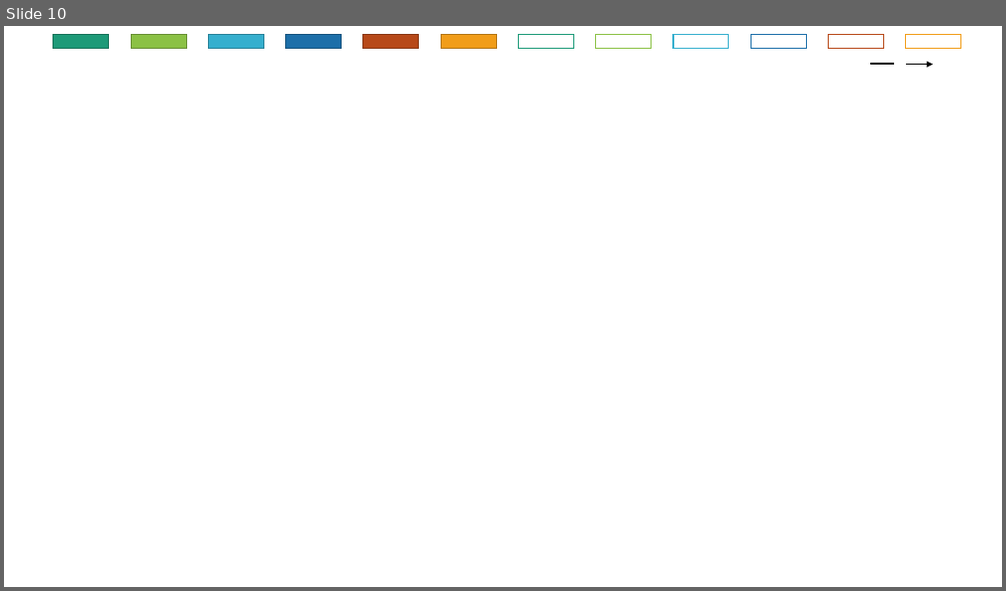
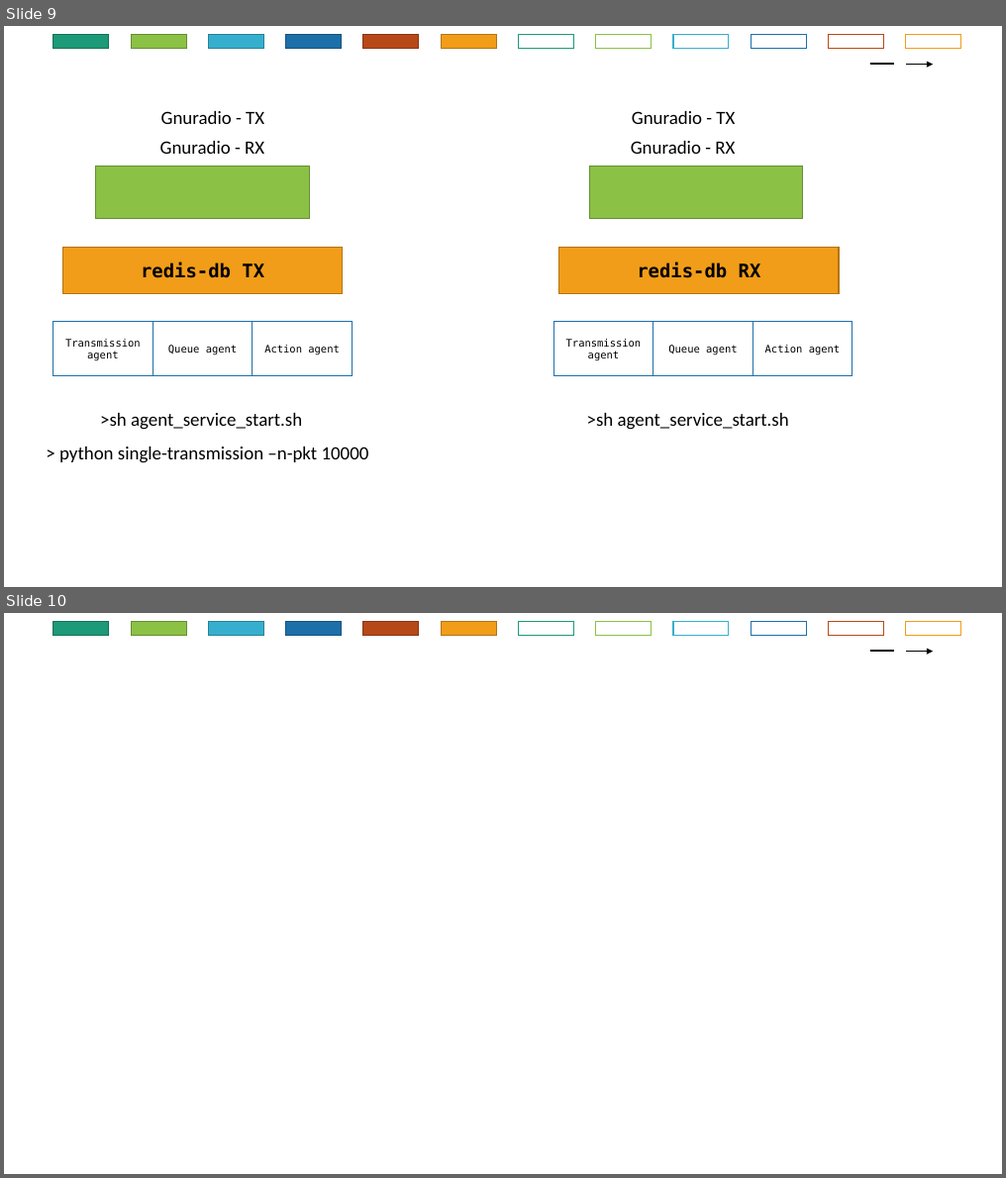
Before and after one commit to chun-chih-lin/gr-pydatabase, a slide deck: WiFi_system_diagram.pptx. Shown one above the other, each under a label of ours: slide 10 before the commit, slides 9 and 10 after it. The pictures are 1006x591 and 1006x1178 pixels, drawn with LibreOffice and Linux fonts; fonts in the diff are those of the drawing. Boxes give left, top, right and bottom in pixels: in the first picture for what was removed or moved away, otherwise in the second. Text is boxed around its words. In the diff, an @@ line names an element or a change of style, - is before the commit and + after.

```diff
--- a/WiFi_system_diagram.pptx
+++ b/WiFi_system_diagram.pptx
@@ slide 9 added at bbox=[4, 26, 1002, 587], background #FFFFFF @@
@@ rectangle added at bbox=[54, 35, 109, 49], fill #1D9A78, outline #157259 1 pt @@
@@ rectangle added at bbox=[132, 35, 187, 49], fill #8BC145, outline #678F33 1 pt @@
@@ rectangle added at bbox=[208, 35, 263, 49], fill #36AFCE, outline #288198 1 pt @@
@@ rectangle added at bbox=[286, 35, 342, 49], fill #1D6FA9, outline #15527D 1 pt @@
@@ rectangle added at bbox=[363, 35, 419, 49], fill #B74919, outline #873612 1 pt @@
@@ rectangle added at bbox=[442, 35, 497, 49], fill #F19D19, outline #B27412 1 pt @@
@@ rectangle added at bbox=[519, 35, 573, 49], fill #FFFFFF, outline #1D9A78 1 pt @@
@@ rectangle added at bbox=[596, 35, 651, 49], fill #FFFFFF, outline #8BC145 1 pt @@
@@ rectangle added at bbox=[673, 35, 729, 49], fill #FFFFFF, outline #36AFCE 1 pt @@
@@ rectangle added at bbox=[751, 35, 807, 49], fill #FFFFFF, outline #1D6FA9 1 pt @@
@@ rectangle added at bbox=[829, 35, 884, 49], fill #FFFFFF, outline #B74919 1 pt @@
@@ rectangle added at bbox=[906, 35, 961, 49], fill #FFFFFF, outline #F19D19 1 pt @@
@@ line added from (894, 65) to (870, 65), #000000 1.5 pt @@
@@ arrow added from (906, 65) to (933, 65), #000000 0.5 pt @@
@@ text added at bbox=[161, 111, 264, 124], 18 pt, text #000000 @@
+Gnuradio - TX
@@ text added at bbox=[632, 111, 735, 124], 18 pt, text #000000 @@
+Gnuradio - TX
@@ text added at bbox=[160, 141, 264, 154], 18 pt, text #000000 @@
+Gnuradio - RX
@@ text added at bbox=[631, 141, 735, 154], 18 pt, text #000000 @@
+Gnuradio - RX
@@ rectangle added at bbox=[96, 166, 310, 218], fill #8BC145, outline #678F33 1 pt @@
@@ rectangle added at bbox=[589, 166, 803, 218], fill #8BC145, outline #678F33 1 pt @@
@@ rectangle added at bbox=[63, 247, 343, 293], fill #F19D19, outline #B27412 1 pt, 18 pt, text #000000, bold @@
+redis-db TX
@@ rectangle added at bbox=[559, 247, 839, 293], fill #F19D19, outline #B27412 1 pt, 18 pt, text #000000, bold @@
+redis-db RX
@@ rectangle added at bbox=[54, 322, 152, 376], fill #FFFFFF, outline #1D6FA9 1 pt, 10 pt, text #000000 @@
+Transmission agent
@@ rectangle added at bbox=[152, 322, 252, 376], fill #FFFFFF, outline #1D6FA9 1 pt, 10 pt, text #000000 @@
+Queue agent
@@ rectangle added at bbox=[252, 322, 352, 376], fill #FFFFFF, outline #1D6FA9 1 pt, 10 pt, text #000000 @@
+Action agent
@@ rectangle added at bbox=[553, 322, 653, 376], fill #FFFFFF, outline #1D6FA9 1 pt, 10 pt, text #000000 @@
+Transmission agent
@@ rectangle added at bbox=[653, 322, 752, 376], fill #FFFFFF, outline #1D6FA9 1 pt, 10 pt, text #000000 @@
+Queue agent
@@ rectangle added at bbox=[752, 322, 852, 376], fill #FFFFFF, outline #1D6FA9 1 pt, 10 pt, text #000000 @@
+Action agent
@@ text added at bbox=[100, 413, 302, 430], 18 pt, text #000000 @@
+>sh agent_service_start.sh
@@ text added at bbox=[587, 413, 789, 430], 18 pt, text #000000 @@
+>sh agent_service_start.sh
@@ text added at bbox=[59, 447, 369, 464], 18 pt, text #000000 @@
+> python single-transmission –n-pkt 10000
```
Also in this commit, not shown: 1 other slide added, 2 slides removed.
